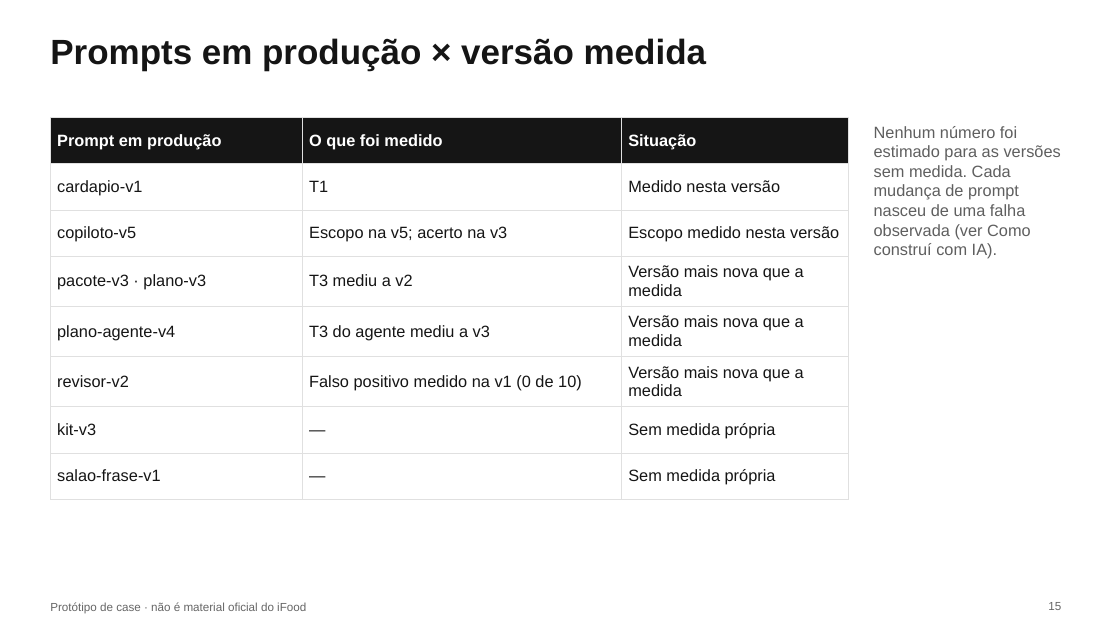
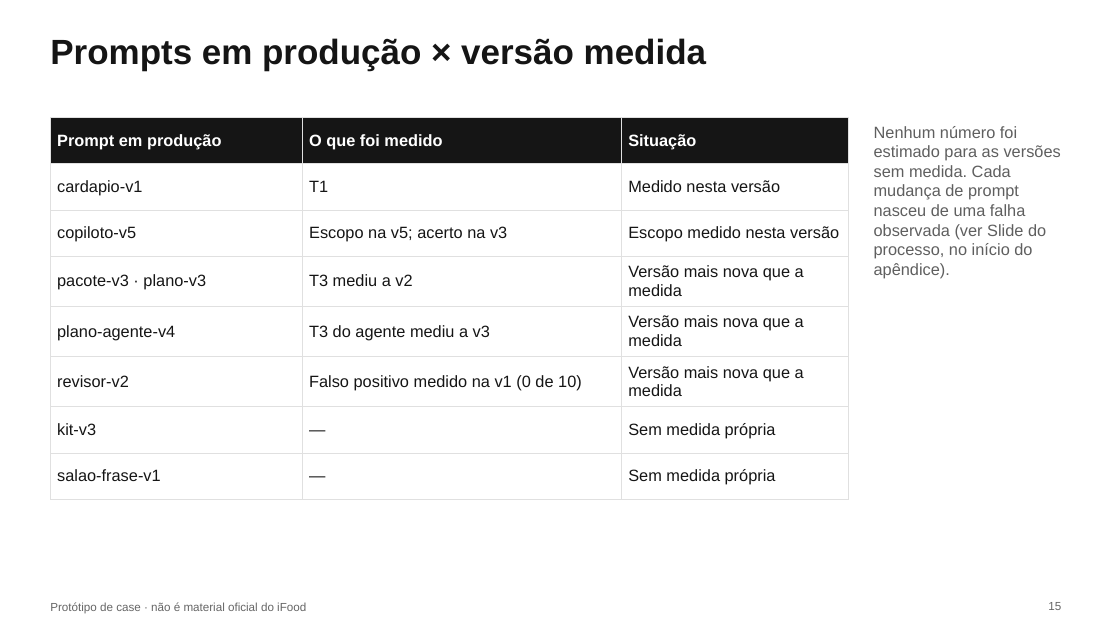
Before and after one commit to mateusferrao/comer-fora-no-salao, a slide deck: slide 15 of docs/entrega/apresentacao.pptx. Drawn at 1120x630 pixels with LibreOffice and Linux fonts; fonts in the diff are those of the drawing. Boxes give left, top, right and bottom in pixels: in the first picture for what was removed or moved away, otherwise in the second. Text is boxed around its words. In the diff, an @@ line names an element or a change of style, - is before the commit and + after.

```diff
--- a/docs/entrega/apresentacao.pptx
+++ b/docs/entrega/apresentacao.pptx
@@ text at box(874, 126, 1061, 279): text changed @@
-Nenhum número foi estimado para as versões sem medida. Cada mudança de prompt nasceu de uma falha observada (ver Como construí com IA).
+Nenhum número foi estimado para as versões sem medida. Cada mudança de prompt nasceu de uma falha observada (ver Slide do processo, no início do apêndice).
```
Also in this commit, not shown: 1 other slide changed, 1 slide added, 1 slide removed, 6 other files.
